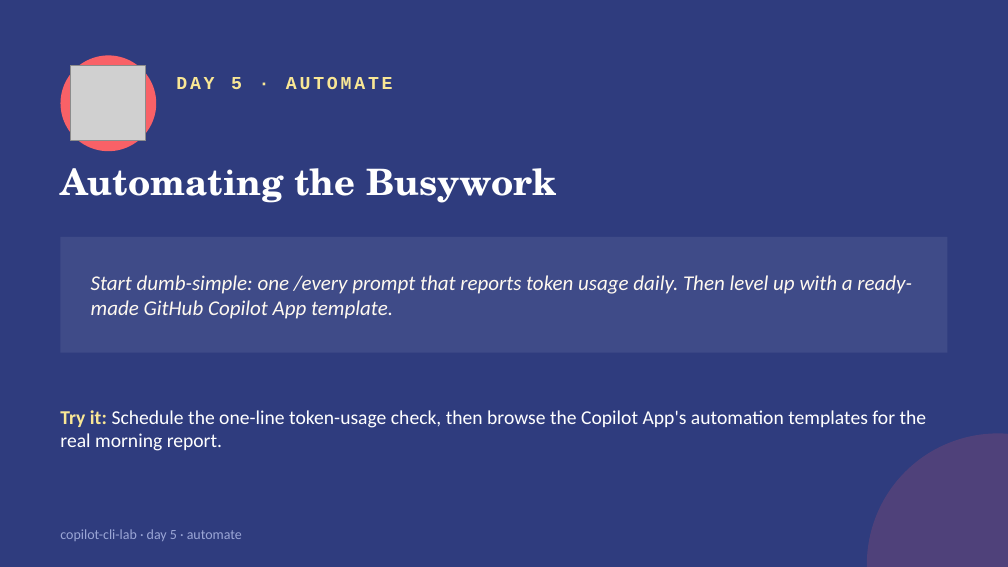
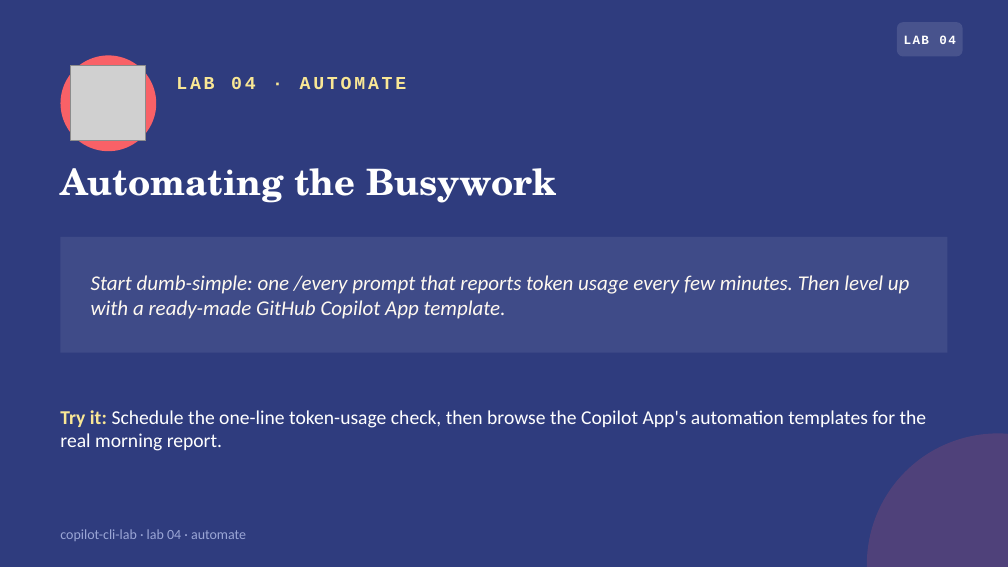
Before and after one commit to kandanai-leenutaphong-backup/copilot-cli-lab, a slide deck: slide 13 of slides/copilot-cli-lab.pptx (slide 11 before the commit). Drawn at 1008x567 pixels with LibreOffice and Linux fonts; fonts in the diff are those of the drawing; grey boxes stand for pictures. Boxes give left, top, right and bottom in pixels: in the first picture for what was removed or moved away, otherwise in the second. Text is boxed around its words. In the diff, an @@ line names an element or a change of style, - is before the commit and + after.

```diff
--- a/slides/copilot-cli-lab.pptx
+++ b/slides/copilot-cli-lab.pptx
@@ rounded rectangle added at (897, 22, 963, 56), fill #FFFFFF at 12% opacity @@
@@ text added at (904, 35, 956, 44), 9 pt, text #FFFFFF, bold @@
+LAB 04
@@ text at (176, 77, 407, 89): text changed @@
-DAY 5 · AUTOMATE
+LAB 04 · AUTOMATE
@@ text at (91, 275, 910, 319): text changed @@
-Start dumb-simple: one /every prompt that reports token usage daily. Then level up with a ready-made GitHub Copilot App template.
+Start dumb-simple: one /every prompt that reports token usage every few minutes. Then level up with a ready-made GitHub Copilot App template.
@@ text at (60, 529, 246, 541): text changed @@
-copilot-cli-lab · day 5 · automate
+copilot-cli-lab · lab 04 · automate
```
Also in this commit, not shown: 10 other slides changed, 9 slides added, 4 slides removed, 2 other files.
